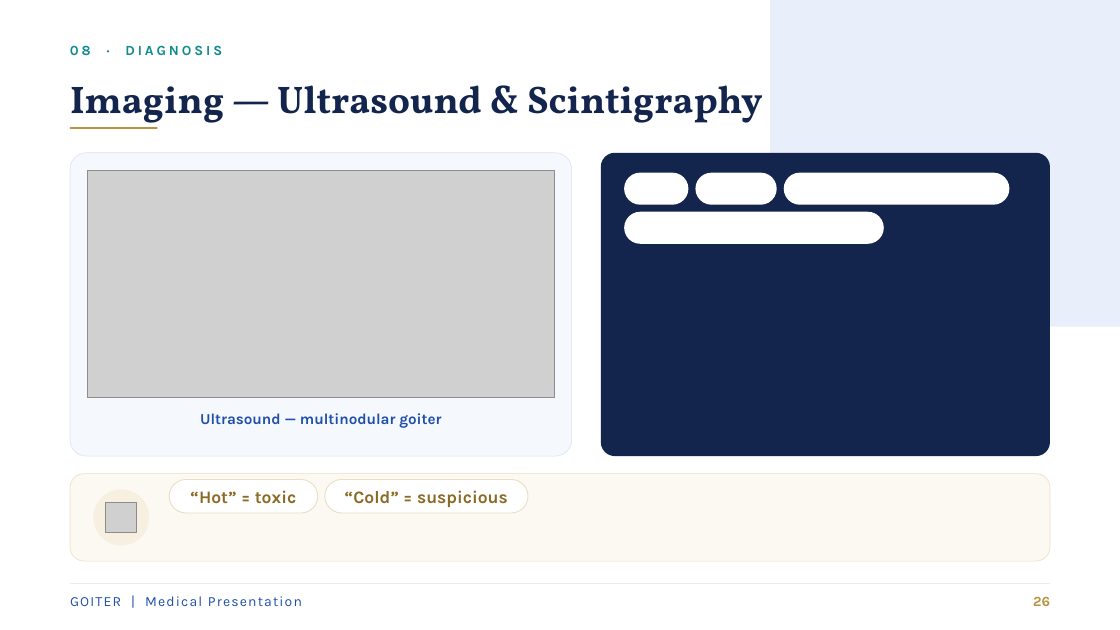
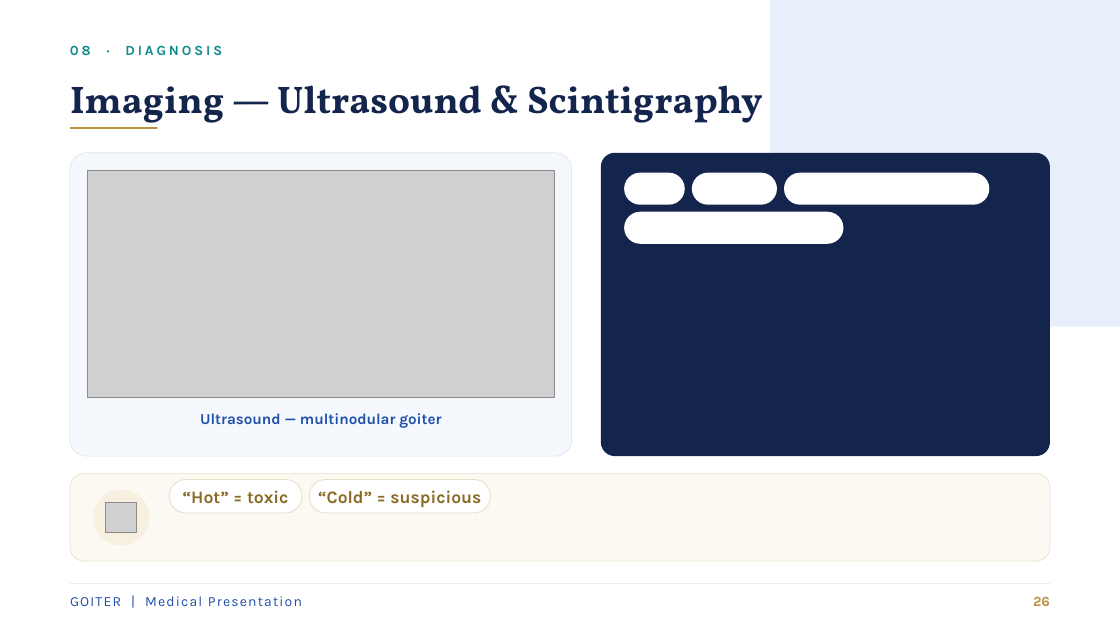
Before and after one commit to amrkarm548-ops/DSLIDES, a slide deck: slide 26 of Goiter_Presentation.pptx. Drawn at 1120x630 pixels with LibreOffice and Linux fonts; fonts in the diff are those of the drawing; grey boxes stand for pictures. Boxes give left, top, right and bottom in pixels: in the first picture for what was removed or moved away, otherwise in the second. Text is boxed around its words. In the diff, an @@ line names an element or a change of style, - is before the commit and + after.

Commit message:
Fix text overflow: real-font text measurement, shrink-to-fit text frames, one-line font scaling

```diff
--- a/Goiter_Presentation.pptx
+++ b/Goiter_Presentation.pptx
@@ rounded rectangle: place and size @@
-rounded rectangle at (624, 173, 689, 205)
+rounded rectangle at (624, 173, 685, 205)
@@ rounded rectangle: place and size @@
-rounded rectangle at (696, 173, 777, 205)
+rounded rectangle at (692, 173, 777, 205)
@@ rounded rectangle: place and size @@
-rounded rectangle at (784, 173, 1010, 205)
+rounded rectangle at (784, 173, 989, 205)
@@ rounded rectangle: place and size @@
-rounded rectangle at (624, 212, 884, 244)
+rounded rectangle at (624, 212, 844, 244)
@@ text "“Hot” = toxic": place and size @@
-text "“Hot” = toxic" at (190, 490, 296, 504)
+text "“Hot” = toxic" at (183, 490, 288, 504)
@@ rounded rectangle: place and size @@
-rounded rectangle at (169, 480, 318, 513)
+rounded rectangle at (169, 480, 302, 513)
@@ text "“Cold” = suspicious": place and size @@
-text "“Cold” = suspicious" at (345, 490, 508, 507)
+text "“Cold” = suspicious" at (318, 490, 481, 507)
@@ rounded rectangle: place and size @@
-rounded rectangle at (325, 480, 528, 513)
+rounded rectangle at (309, 480, 491, 513)
```
Also in this commit, not shown: 15 other slides changed.
